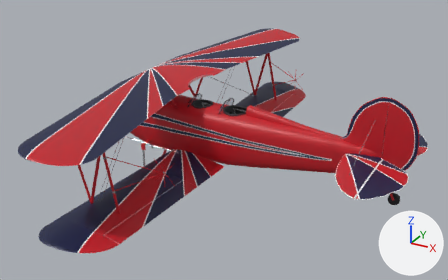
One commit to the glTF model unity/Assets/_Project/Resources/Models/great-lakes-like/great-lakes-like-own.glb: the scene before it, then after it.
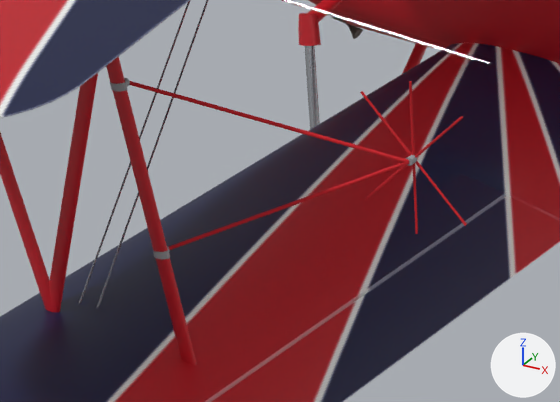
The first picture shows the older version from a camera (50 mm lens) standing at (6.73, -9.31, 4.22) and looking at (1.7, -0.16, -0.36). The close-ups show the older and then the newer version on the part from 18% to 43% of the width and 50% to 79% of the height of that picture. Only the edits that show in the close-ups are written down. The axes (+X, +Y, +Z) are drawn at lower right. The lights are the same throughout. Where no turn or scale is listed for an object, it has been applied to the vertices.

In view in the first close-up: 'Aileron_LL', 'Fuselage_Painted', 'Gear_Main', 'Oleo_Shaft_L', 'Sight_L_Brace_Clamp_Fitting', 'Sight_L_Brace_Tube', 'Sight_L_Hub_Fitting', 'Sight_L_Main_Clamp_Fitting', 'Sight_L_Main_Tube', 'Sight_L_Minus45', 'Sight_L_Vertical', 'Strut_Interplane', 'Wing_Lower', 'Wing_Upper', 'Wire_Bracing' and 3 more.
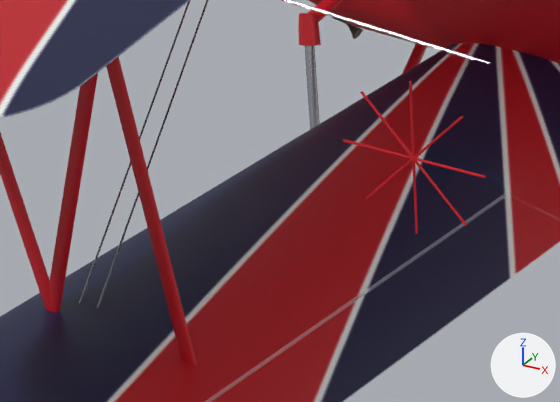
Boxes (x1, y1, x2, y2) around the edits, measured in the close-ups (560 x 402 px):
```json
{"object": "Sight_L_Main_Tube", "change": "deleted", "before": [130, 81, 409, 163]}
{"object": "Sight_L_Brace_Tube", "change": "deleted", "before": [168, 162, 410, 250]}
{"object": "Sight_L_Level", "change": "added", "after": [343, 139, 486, 178]}
{"object": "Sight_L_Main_Clamp_Fitting", "change": "deleted", "before": [110, 81, 128, 92]}
{"object": "Sight_L_Brace_Clamp_Fitting", "change": "deleted", "before": [153, 250, 170, 259]}
{"object": "Sight_L_Hub_Fitting", "change": "deleted", "before": [406, 155, 417, 166]}
```

Scene script edits in JSON lines:
```json
{"op": "add", "block": "me_sight_l_level", "code": ["me_sight_l_level = bpy.data.meshes.new('Sight_L_Level')", "me_sight_l_level.from_pydata(...)  # 32 vertices, 60 faces; spans x 1.716..2.224, y -2.497..-2.488, z 0.063..0.071", "me_sight_l_level.materials.append(mat_sight_red)  # red #c81823"]}
{"op": "remove", "block": "ob_sight_l_hub_fitting", "code": ["ob_sight_l_hub_fitting = bpy.data.objects.new('Sight_L_Hub_Fitting', me_sight_l_hub_fitting)", "ob_sight_l_hub_fitting.location = (0.0, 0.0, 0.0)"]}
{"op": "remove", "block": "ob_sight_l_main_tube", "code": ["ob_sight_l_main_tube = bpy.data.objects.new('Sight_L_Main_Tube', me_sight_l_main_tube)", "ob_sight_l_main_tube.location = (0.0, 0.0, 0.0)"]}
{"op": "remove", "block": "ob_sight_l_brace_tube", "code": ["ob_sight_l_brace_tube = bpy.data.objects.new('Sight_L_Brace_Tube', me_sight_l_brace_tube)", "ob_sight_l_brace_tube.location = (0.0, 0.0, 0.0)"]}
{"op": "remove", "block": "ob_sight_l_main_clamp_fitting", "code": ["ob_sight_l_main_clamp_fitting = bpy.data.objects.new('Sight_L_Main_Clamp_Fitting', me_sight_l_main_clamp_fitting)", "ob_sight_l_main_clamp_fitting.location = (0.0, 0.0, 0.0)"]}
{"op": "remove", "block": "ob_sight_l_brace_clamp_fitting", "code": ["ob_sight_l_brace_clamp_fitting = bpy.data.objects.new('Sight_L_Brace_Clamp_Fitting', me_sight_l_brace_clamp_fitting)", "ob_sight_l_brace_clamp_fitting.location = (0.0, 0.0, 0.0)"]}
{"op": "add", "block": "ob_sight_l_level", "code": ["ob_sight_l_level = bpy.data.objects.new('Sight_L_Level', me_sight_l_level)", "ob_sight_l_level.location = (0.0, 0.0, 0.0)"]}
```
